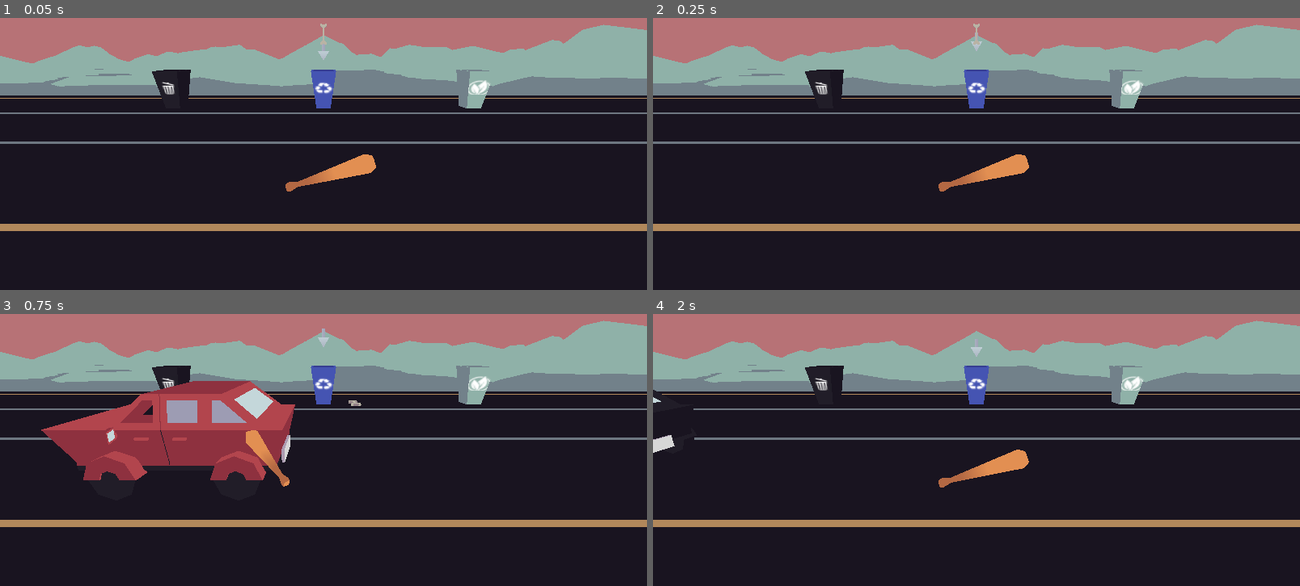
Above: before the commit, frames 1-4 (two rows, left to right).
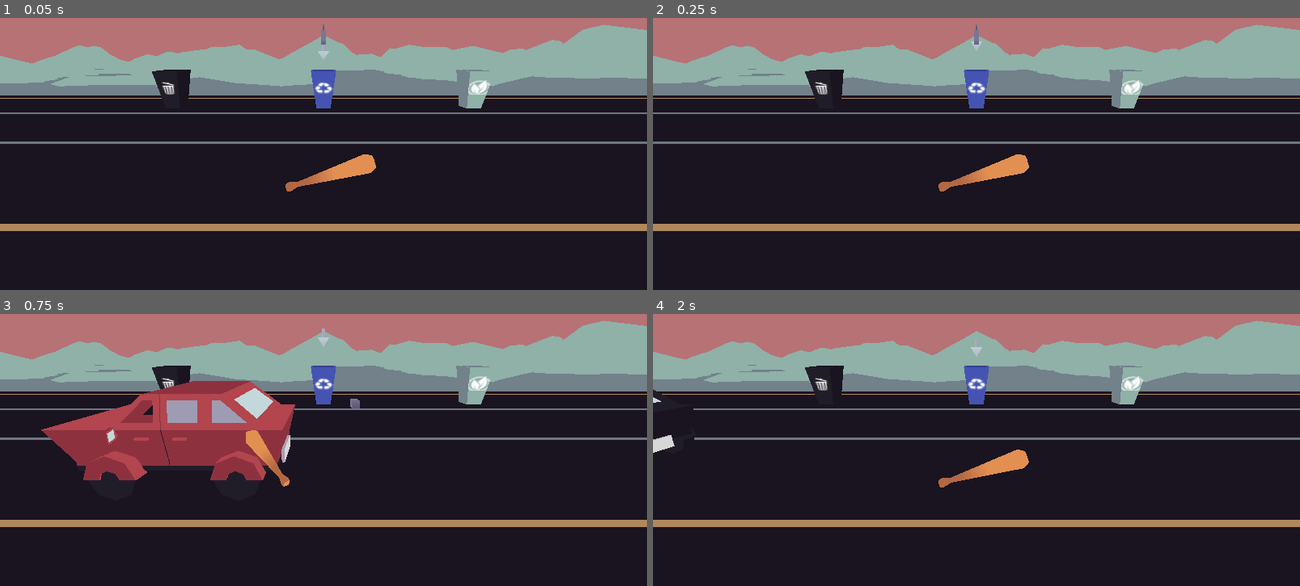
Above: after the commit, the same moments.

Repository: Manas701/SVCGameJam
Game: Godot game, scene res://scenes/manasScene.tscn
Same seed, same stepped clock (60 frames per second), same inputs: the game is played once before the commit and once after it. Sound files missing from this copy of the repository are replaced by a short silence.
Inputs:
- Up to frame 1 (0.05 s): no input
- Up to frame 2 (0.25 s): no input
- Up to frame 3 (0.75 s): hold Right (select_right) from 0.53 s (still down); hold Space (swing) from 0.53 s (still down)
- Up to frame 4 (2 s): release Right (select_right) at 1.28 s; release Space (swing) at 1.28 s; hold Left (select_left) from 1.28 s (still down); tap Space (swing) at 1.35 s

The runs differ from the first frame. In frame 1, less than 0.1% of the frame differs, in the area x 49-51%, y 2-10%; in frame 2, less than 0.1%; in frame 3, less than 0.1%; in frame 4, nothing differs.

Commit message:
i thought the trash can was a trash can lmao

Diff:
--- a/prefabs/trash.tscn
+++ b/prefabs/trash.tscn
@@ -7,6 +7,7 @@
 [ext_resource type="PackedScene" path="res://prefabs/trash_bottle_plastic.tscn" id="3_58ucf"]
 [ext_resource type="PackedScene" path="res://prefabs/trash_bottle_purple.tscn" id="4_fgdhr"]
 [ext_resource type="PackedScene" path="res://prefabs/trash_paper.tscn" id="5_y28u3"]
+[ext_resource type="PackedScene" path="res://prefabs/trash_can.tscn" id="7_4m2hr"]
 
 [node name="trash" type="Node3D"]
 script = ExtResource("1_wf36i")
@@ -31,6 +32,11 @@
 script = ExtResource("2_i1a7u")
 trash_type = "Recycling"
 
+[node name="Trash_Can" parent="." groups=["trashObjects"] instance=ExtResource("7_4m2hr")]
+visible = false
+script = ExtResource("2_i1a7u")
+trash_type = "Recycling"
+
 [node name="Trash_Paper" parent="." groups=["trashObjects"] instance=ExtResource("5_y28u3")]
 visible = false
 script = ExtResource("2_i1a7u")
Not shown: 1 places in prefabs/trash.tscn that only renumber resources
Not shown: 1 places in prefabs/world_environment.tres that only renumber resources
Not shown: 1 places in scenes/manasScene.tscn that only renumber resources
Not shown, changed: .gitignore
